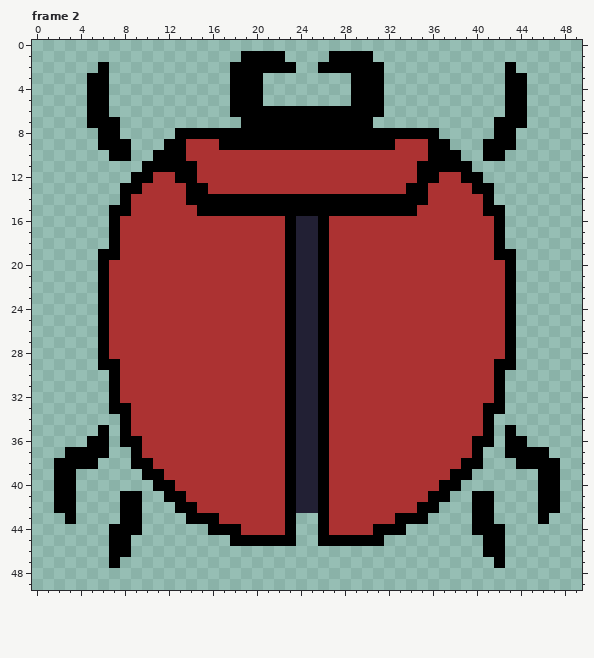
A pixel-art file gets an edit: Assets/Textures/scarab.aseprite. The picture above was drawn from the file before the commit.
50x50 pixels, 12 frames. Shown: frame 2. The commit also changed other frames, which this record leaves out.
Once edited:
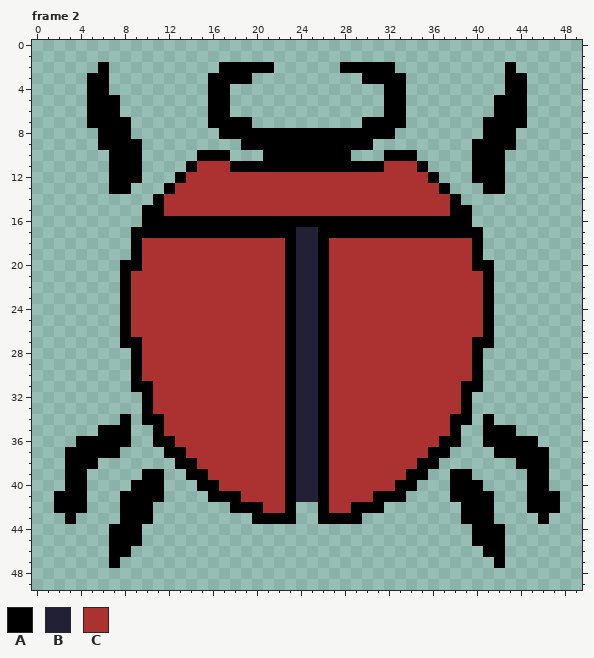
Palette (. is transparent): A #000000  B #222034  C #ac3232
Changes in this commit:
--- frame 2
@@ x 0..49 @@
  0 ..................................................
- 1 ...................AAAA....AAAA...................
- 2 ......A...........AAAAAA..AAAAAA...........A......
- 3 .....AA...........AAA........AAA...........AA.....
- 4 .....AA...........AAA........AAA...........AA.....
- 5 .....AA...........AAA........AAA...........AA.....
- 6 .....AA...........AAAAAAAAAAAAAA...........AA.....
- 7 .....AAA...........AAAAAAAAAAAA...........AAA.....
- 8 ......AA.....AAAAAAAAAAAAAAAAAAAAAAAA.....AA......
- 9 ......AAA...AACCCAAAAAAAAAAAAAAAACCCAA...AAA......
-10 .......AA..AAACCCCCCCCCCCCCCCCCCCCCCAAA..AA.......
-11 ..........AAAAACCCCCCCCCCCCCCCCCCCCAAAAA..........
-12 .........AACCAACCCCCCCCCCCCCCCCCCCCAACCAA.........
-13 ........AACCCCAACCCCCCCCCCCCCCCCCCAACCCCAA........
-14 ........ACCCCCAAAAAAAAAAAAAAAAAAAAAACCCCCA........
-15 .......AACCCCCCAAAAAAAAAAAAAAAAAAAACCCCCCAA.......
-16 .......ACCCCCCCCCCCCCCCABBACCCCCCCCCCCCCCCA.......
-17 .......ACCCCCCCCCCCCCCCABBACCCCCCCCCCCCCCCA.......
-18 .......ACCCCCCCCCCCCCCCABBACCCCCCCCCCCCCCCA.......
-19 ......AACCCCCCCCCCCCCCCABBACCCCCCCCCCCCCCCAA......
-20 ......ACCCCCCCCCCCCCCCCABBACCCCCCCCCCCCCCCCA......
-21 ......ACCCCCCCCCCCCCCCCABBACCCCCCCCCCCCCCCCA......
-22 ......ACCCCCCCCCCCCCCCCABBACCCCCCCCCCCCCCCCA......
-23 ......ACCCCCCCCCCCCCCCCABBACCCCCCCCCCCCCCCCA......
-24 ......ACCCCCCCCCCCCCCCCABBACCCCCCCCCCCCCCCCA......
-25 ......ACCCCCCCCCCCCCCCCABBACCCCCCCCCCCCCCCCA......
-26 ......ACCCCCCCCCCCCCCCCABBACCCCCCCCCCCCCCCCA......
-27 ......ACCCCCCCCCCCCCCCCABBACCCCCCCCCCCCCCCCA......
-28 ......ACCCCCCCCCCCCCCCCABBACCCCCCCCCCCCCCCCA......
-29 ......AACCCCCCCCCCCCCCCABBACCCCCCCCCCCCCCCAA......
-30 .......ACCCCCCCCCCCCCCCABBACCCCCCCCCCCCCCCA.......
-31 .......ACCCCCCCCCCCCCCCABBACCCCCCCCCCCCCCCA.......
-32 .......ACCCCCCCCCCCCCCCABBACCCCCCCCCCCCCCCA.......
-33 .......AACCCCCCCCCCCCCCABBACCCCCCCCCCCCCCAA.......
-34 ........ACCCCCCCCCCCCCCABBACCCCCCCCCCCCCCA........
-35 ......A.ACCCCCCCCCCCCCCABBACCCCCCCCCCCCCCA.A......
-36 .....AA.AACCCCCCCCCCCCCABBACCCCCCCCCCCCCAA.AA.....
-37 ...AAAA..ACCCCCCCCCCCCCABBACCCCCCCCCCCCCA..AAAA...
-38 ..AAAA...AACCCCCCCCCCCCABBACCCCCCCCCCCCAA...AAAA..
-39 ..AA......AACCCCCCCCCCCABBACCCCCCCCCCCAA......AA..
-40 ..AA.......AACCCCCCCCCCABBACCCCCCCCCCAA.......AA..
-41 ..AA....AA..AACCCCCCCCCABBACCCCCCCCCAA..AA....AA..
-42 ..AA....AA...AACCCCCCCCABBACCCCCCCCAA...AA....AA..
-43 ...A....AA....AAACCCCCCA..ACCCCCCAAA....AA....A...
-44 .......AAA......AAACCCCA..ACCCCAAA......AAA.......
-45 .......AA.........AAAAAA..AAAAAA.........AA.......
+ 1 ..................................................
+ 2 ......A..........AAAAA......AAAAA..........A......
+ 3 .....AA.........AAAA..........AAAA.........AA.....
+ 4 .....AA.........AA..............AA.........AA.....
+ 5 .....AAA........AA..............AA........AAA.....
+ 6 .....AAA........AA..............AA........AAA.....
+ 7 .....AAAA.......AAAA..........AAAA.......AAAA.....
+ 8 ......AAA........AAAAAAAAAAAAAAAA........AAA......
+ 9 ......AAAA.........AAAAAAAAAAAA.........AAAA......
+10 .......AAA.....AAA...AAAAAAAA...AAA.....AAA.......
+11 .......AAA....ACCCAAAAAAAAAAAAAACCCA....AAA.......
+12 .......AAA...ACCCCCCCCCCCCCCCCCCCCCCA...AAA.......
+13 .......AA...ACCCCCCCCCCCCCCCCCCCCCCCCA...AA.......
+14 ...........ACCCCCCCCCCCCCCCCCCCCCCCCCCA...........
+15 ..........AACCCCCCCCCCCCCCCCCCCCCCCCCCAA..........
+16 ..........AAAAAAAAAAAAAAAAAAAAAAAAAAAAAA..........
+17 .........AAAAAAAAAAAAAAABBAAAAAAAAAAAAAAA.........
+18 .........ACCCCCCCCCCCCCABBACCCCCCCCCCCCCA.........
+19 .........ACCCCCCCCCCCCCABBACCCCCCCCCCCCCA.........
+20 ........AACCCCCCCCCCCCCABBACCCCCCCCCCCCCAA........
+21 ........ACCCCCCCCCCCCCCABBACCCCCCCCCCCCCCA........
+22 ........ACCCCCCCCCCCCCCABBACCCCCCCCCCCCCCA........
+23 ........ACCCCCCCCCCCCCCABBACCCCCCCCCCCCCCA........
+24 ........ACCCCCCCCCCCCCCABBACCCCCCCCCCCCCCA........
+25 ........ACCCCCCCCCCCCCCABBACCCCCCCCCCCCCCA........
+26 ........ACCCCCCCCCCCCCCABBACCCCCCCCCCCCCCA........
+27 ........AACCCCCCCCCCCCCABBACCCCCCCCCCCCCAA........
+28 .........ACCCCCCCCCCCCCABBACCCCCCCCCCCCCA.........
+29 .........ACCCCCCCCCCCCCABBACCCCCCCCCCCCCA.........
+30 .........ACCCCCCCCCCCCCABBACCCCCCCCCCCCCA.........
+31 .........AACCCCCCCCCCCCABBACCCCCCCCCCCCAA.........
+32 ..........ACCCCCCCCCCCCABBACCCCCCCCCCCCA..........
+33 ..........ACCCCCCCCCCCCABBACCCCCCCCCCCCA..........
+34 ........A.AACCCCCCCCCCCABBACCCCCCCCCCCAA.A........
+35 ......AAA..ACCCCCCCCCCCABBACCCCCCCCCCCA..AAA......
+36 ....AAAAA..AACCCCCCCCCCABBACCCCCCCCCCAA..AAAAA....
+37 ...AAAAA....AACCCCCCCCCABBACCCCCCCCCAA....AAAAA...
+38 ...AAA.......AACCCCCCCCABBACCCCCCCCAA.......AAA...
+39 ...AA.....AA..AACCCCCCCABBACCCCCCCAA..AA.....AA...
+40 ...AA....AAA...AACCCCCCABBACCCCCCAA...AAA....AA...
+41 ..AAA...AAAA....AAACCCCABBACCCCAAA....AAAA...AAA..
+42 ..AAA...AAA.......AAACCA..ACCAAA.......AAA...AAA..
+43 ...A....AAA.........AAAA..AAAA.........AAA....A...
+44 .......AAA..............................AAA.......
+45 .......AAA..............................AAA.......
 46 .......AA................................AA.......
Boxes around the changes in both pictures, in picture pixels (x1, y1, x2, y2):
changed: (54, 51, 560, 546)
